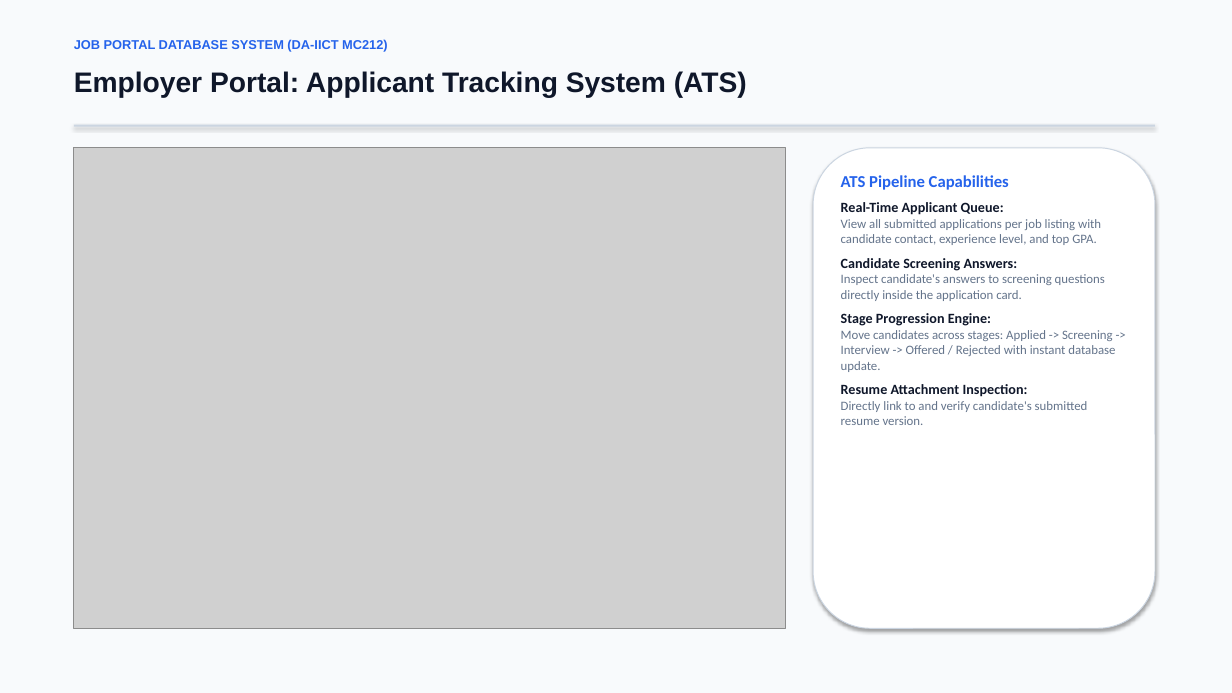
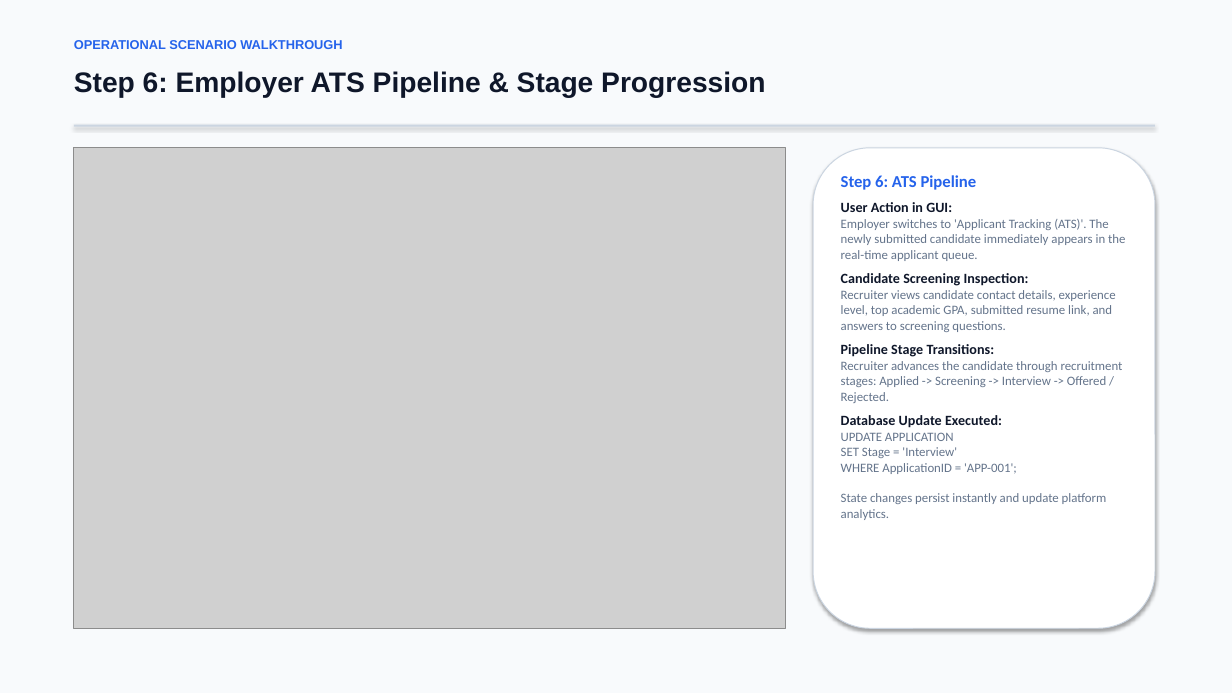
Before and after one commit to jainil0277/job-portal-dbms, a slide deck: slide 11 of docs/Team-9_202503016_Presentation.pptx (slide 8 before the commit). Drawn at 1232x693 pixels with LibreOffice and Linux fonts; fonts in the diff are those of the drawing; grey boxes stand for pictures. Boxes give left, top, right and bottom in pixels: in the first picture for what was removed or moved away, otherwise in the second. Text is boxed around its words. In the diff, an @@ line names an element or a change of style, - is before the commit and + after.

Commit message:
feat: add 10-minute presentation scenario walkthrough with images and database reflection

```diff
--- a/docs/Team-9_202503016_Presentation.pptx
+++ b/docs/Team-9_202503016_Presentation.pptx
@@ text at box(74, 40, 342, 49): text changed @@
-JOB PORTAL DATABASE SYSTEM (DA-IICT MC212)
+OPERATIONAL SCENARIO WALKTHROUGH
@@ text at box(74, 71, 765, 98): text changed @@
-Employer Portal: Applicant Tracking System (ATS)
+Step 6: Employer ATS Pipeline & Stage Progression
@@ text at box(841, 175, 1125, 520): text changed @@
-ATS Pipeline Capabilities
-Real-Time Applicant Queue:
-View all submitted applications per job listing with candidate contact, experience level, and top GPA.
-Candidate Screening Answers:
-Inspect candidate's answers to screening questions directly inside the application card.
-Stage Progression Engine:
-Move candidates across stages: Applied -> Screening -> Interview -> Offered / Rejected with instant database update.
-Resume Attachment Inspection:
-Directly link to and verify candidate's submitted resume version.
+Step 6: ATS Pipeline
+User Action in GUI:
+Employer switches to 'Applicant Tracking (ATS)'. The newly submitted candidate immediately appears in the real-time applicant queue.
+Candidate Screening Inspection:
+Recruiter views candidate contact details, experience level, top academic GPA, submitted resume link, and answers to screening questions.
+Pipeline Stage Transitions:
+Recruiter advances the candidate through recruitment stages: Applied -> Screening -> Interview -> Offered / Rejected.
+Database Update Executed:
+UPDATE APPLICATION
+SET Stage = 'Interview'
+WHERE ApplicationID = 'APP-001';
+State changes persist instantly and update platform analytics.
```
Also in this commit, not shown: 7 other slides changed, 5 slides added, 1 slide removed, 4 other files.
